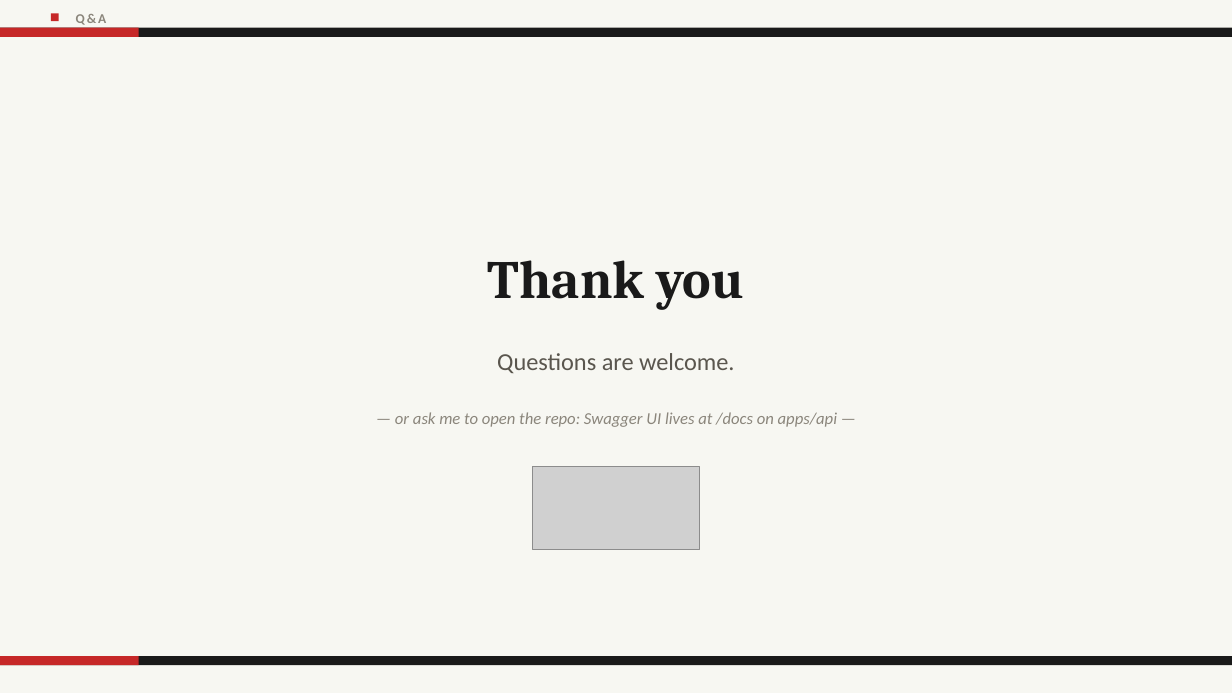
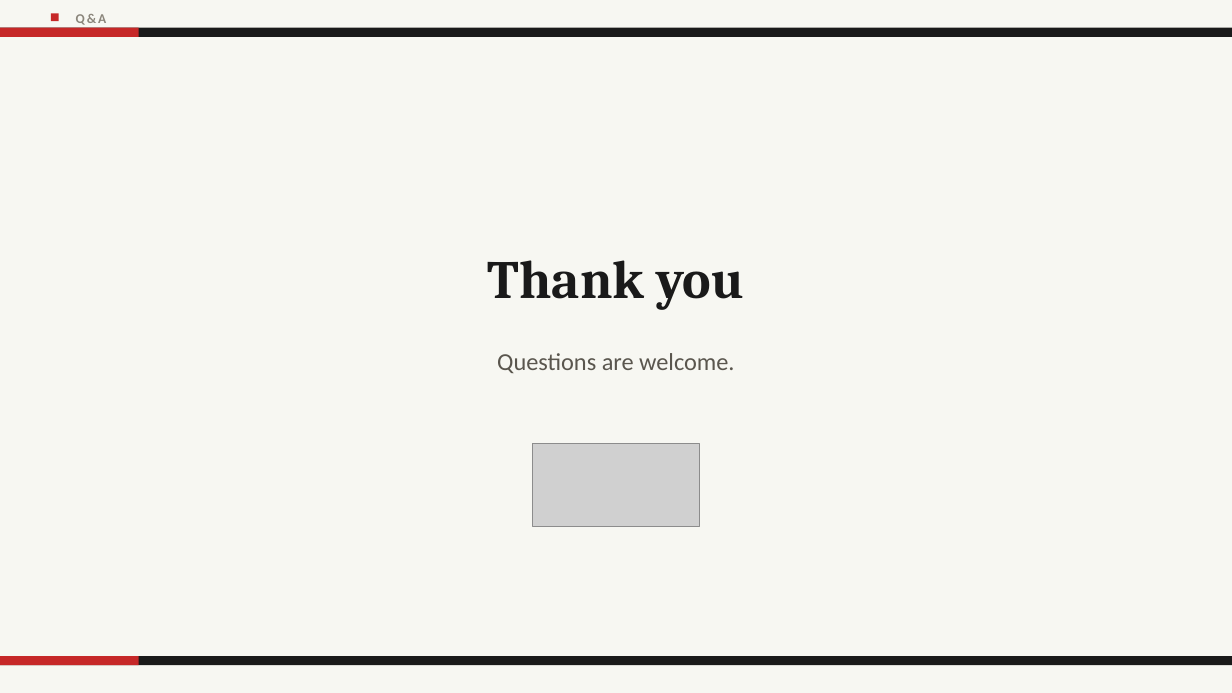
Before and after one commit to SiPhung953/Bachelor-Thesis-Report, a slide deck: slide 12 of presentation/defense-deck.pptx (slide 9 before the commit). Drawn at 1232x693 pixels with LibreOffice and Linux fonts; fonts in the diff are those of the drawing; grey boxes stand for pictures. Boxes give left, top, right and bottom in pixels: in the first picture for what was removed or moved away, otherwise in the second. Text is boxed around its words. In the diff, an @@ line names an element or a change of style, - is before the commit and + after.

```diff
--- a/presentation/defense-deck.pptx
+++ b/presentation/defense-deck.pptx
@@ text removed at bbox=[395, 412, 837, 427] @@
-— or ask me to open the repo: Swagger UI lives at /docs on apps/api —
@@ picture: place and size @@
-picture at bbox=[533, 467, 700, 550]
+picture at bbox=[533, 444, 700, 527]
```
Also in this commit, not shown: 4 other slides changed, 21 slides added, 4 slides removed, 7 other files.
